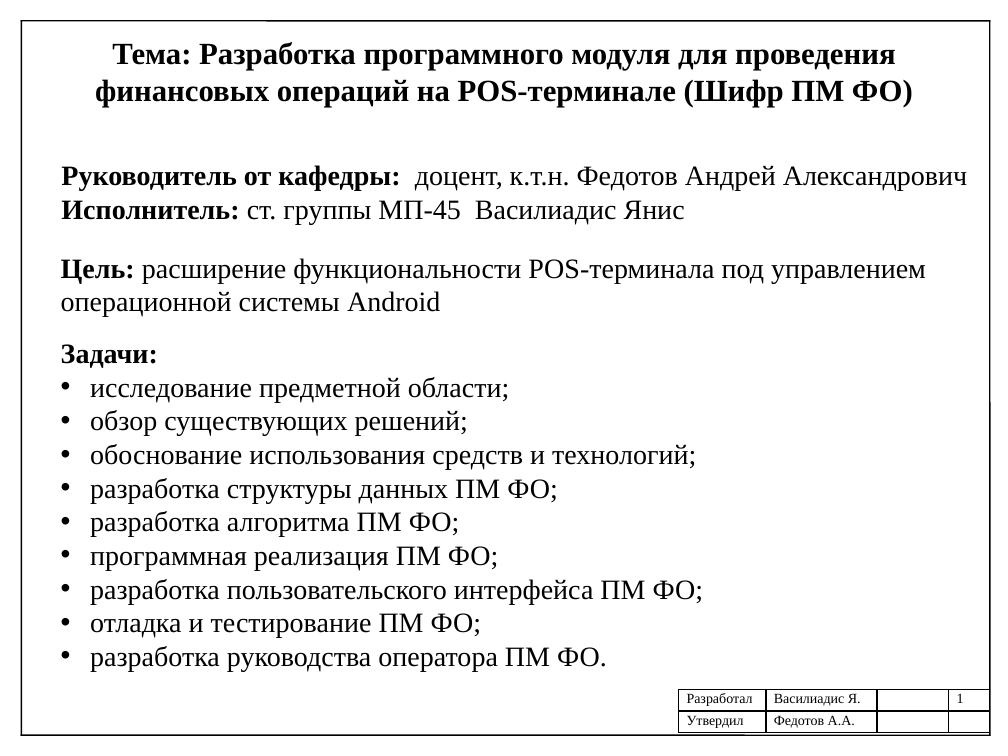
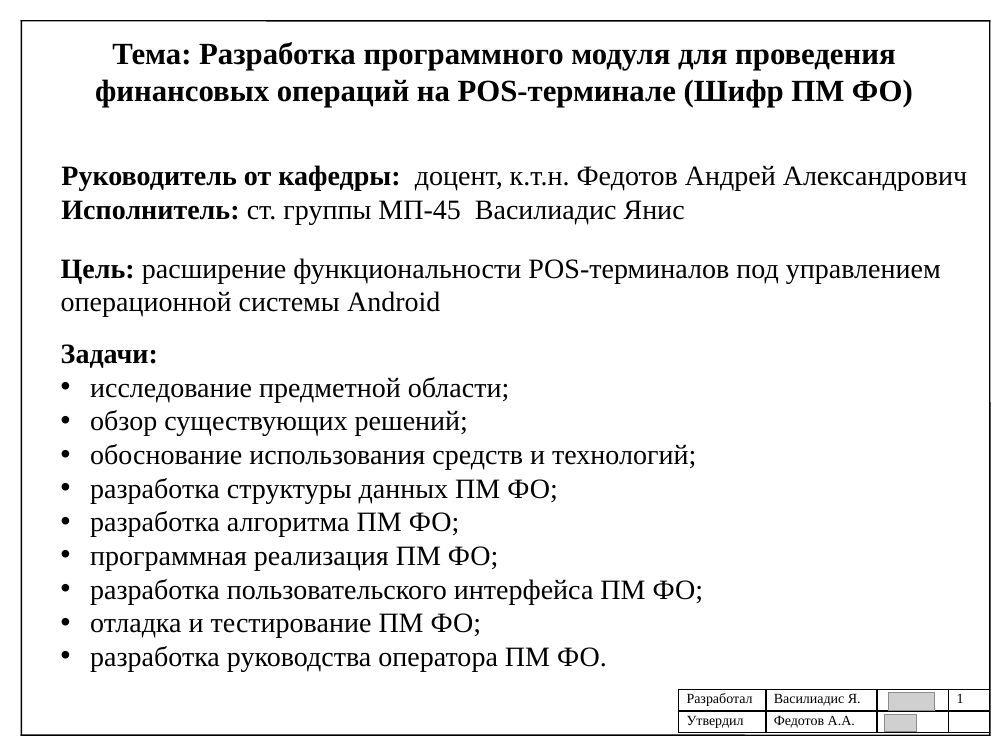
Before and after one commit to helllynx/my_pain, a slide deck: slide 1 of Document/FINAL/Презентация_Василиадис.pptx. Drawn at 1008x756 pixels with LibreOffice and Linux fonts; fonts in the diff are those of the drawing; grey boxes stand for pictures. Boxes give left, top, right and bottom in pixels: in the first picture for what was removed or moved away, otherwise in the second. Text is boxed around its words. In the diff, an @@ line names an element or a change of style, - is before the commit and + after.

```diff
--- a/Document/FINAL/Презентация_Василиадис.pptx
+++ b/Document/FINAL/Презентация_Василиадис.pptx
@@ text at (61,258,941,317): text changed @@
-Цель: расширение функциональности POS-терминала под управлением операционной системы Android
+Цель: расширение функциональности POS-терминалов под управлением операционной системы Android
@@ picture added at (885,714,916,731) @@
@@ picture added at (888,692,934,711) @@
```
Also in this commit, not shown: 8 other slides changed, 3 other files.
